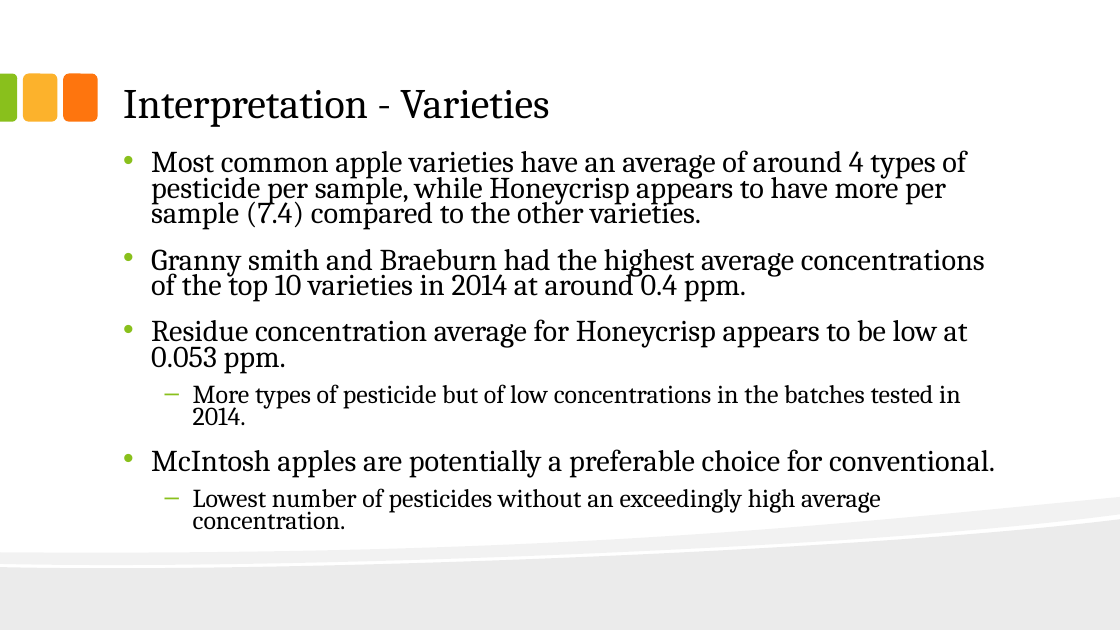
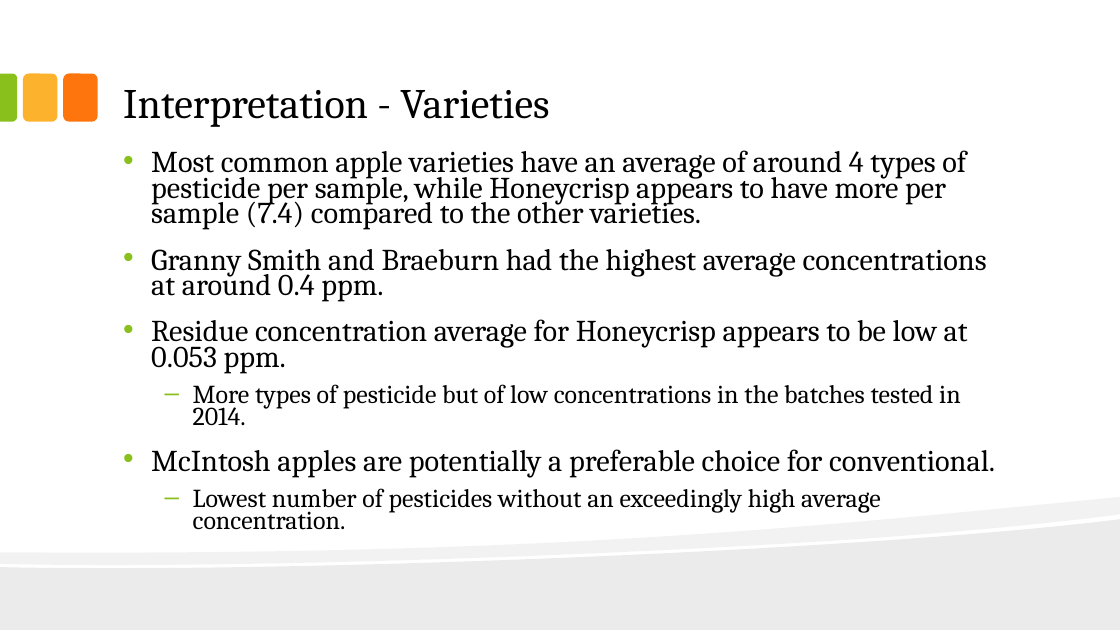
Before and after one commit to hims16s/INFM600-Project-Pesticide-Data-Analysis, a slide deck: slide 11 of Submitted/INFM600_0101_KeenKoalas_GitPackage/INFM600_0101_KeenKoalas_Slides.pptx. Drawn at 1120x630 pixels with LibreOffice and Linux fonts; fonts in the diff are those of the drawing. Boxes give left, top, right and bottom in pixels: in the first picture for what was removed or moved away, otherwise in the second. Text is boxed around its words. In the diff, an @@ line names an element or a change of style, - is before the commit and + after.

```diff
--- a/Submitted/INFM600_0101_KeenKoalas_GitPackage/INFM600_0101_KeenKoalas_Slides.pptx
+++ b/Submitted/INFM600_0101_KeenKoalas_GitPackage/INFM600_0101_KeenKoalas_Slides.pptx
@@ text at <box>151,249,987,302</box>: text changed @@
-• Granny smith and Braeburn had the highest average concentrations of the top 10 varieties in 2014 at around 0.4 ppm.
+• Granny Smith and Braeburn had the highest average concentrations at around 0.4 ppm.
```
Also in this commit, not shown: 2 other slides changed.
